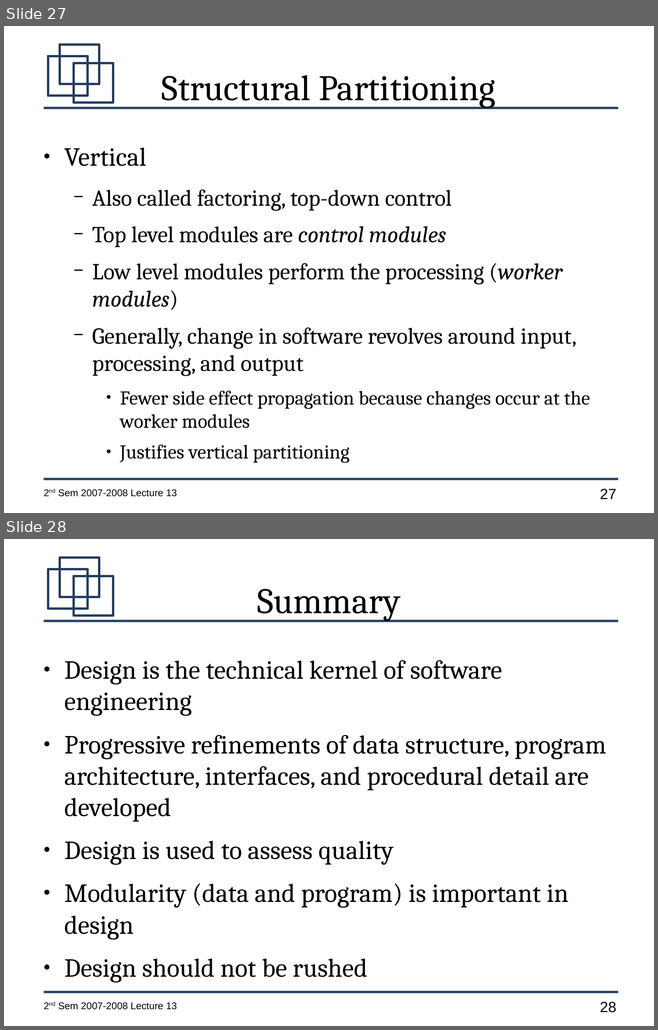
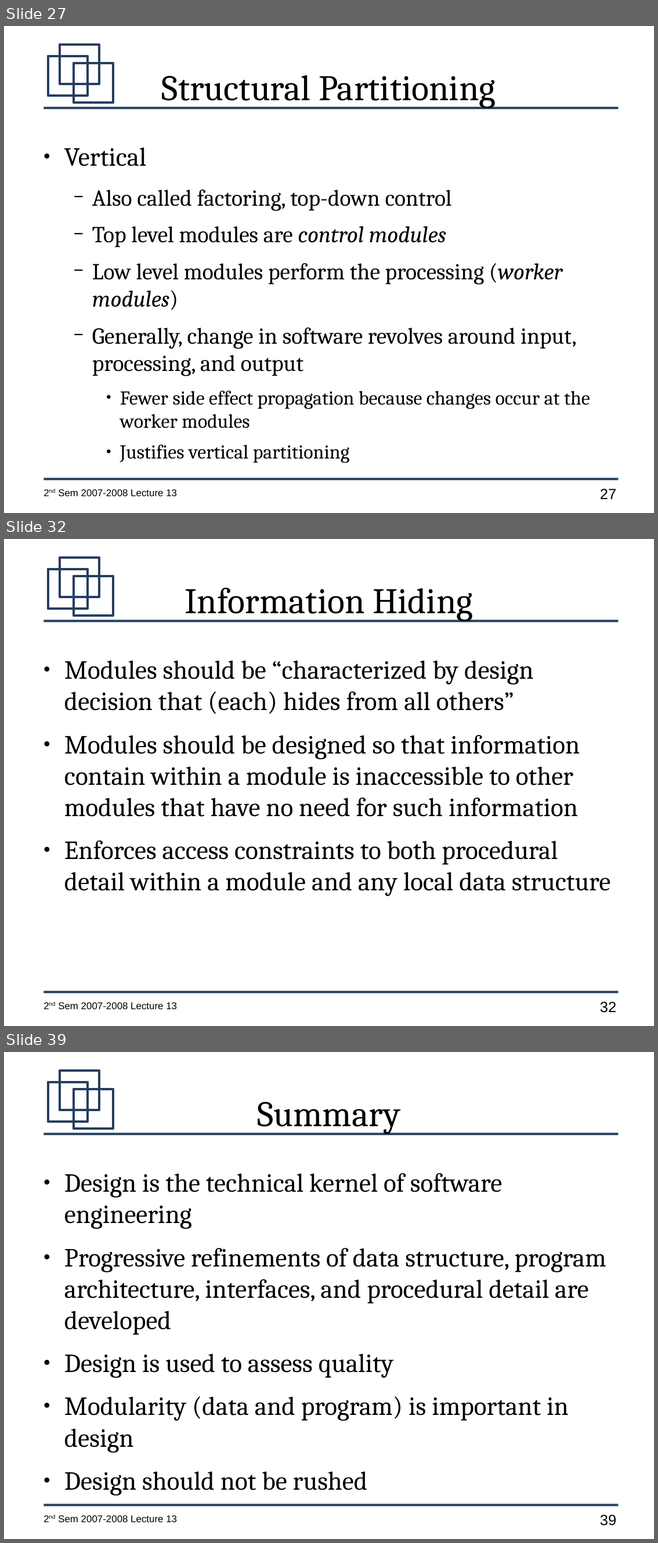
Before and after one commit to jachermocilla/jach-homepage, a slide deck: CMSC128-2nd-Sem-2007-L13.odp. Shown one above the other, each under a label of ours: slides 27 and 28 before the commit, slides 27, 32 and 39 after it; the slides between them are not shown. The pictures are 658x1030 and 658x1543 pixels, drawn with LibreOffice and Linux fonts; fonts in the diff are those of the drawing. Boxes give left, top, right and bottom in pixels: in the first picture for what was removed or moved away, otherwise in the second. Text is boxed around its words. In the diff, an @@ line names an element or a change of style, - is before the commit and + after.

```diff
--- a/CMSC128-2nd-Sem-2007-L13.odp
+++ b/CMSC128-2nd-Sem-2007-L13.odp
@@ slide 32 added at (4,539,654,1026), background #FFFFFF; not listed: 7 template elements that a slide beside it also shows @@
@@ title added at (184,588,473,621), 44 pt, text #000000 @@
+Information Hiding
@@ text added at (64,660,610,896), 32 pt, text #000000 @@
+● Modules should be “characterized by design decision that (each) hides from all others”
+● Modules should be designed so that information contain within a module is inaccessible to other modules that have no need for such information
+● Enforces access constraints to both procedural detail within a module and any local data structure
@@ what was slide 28 is now slide 39 @@
@@ page number at (600,1515,616,1526): text changed @@
-28
+39
```
Also in this commit, not shown: 10 other slides added.
